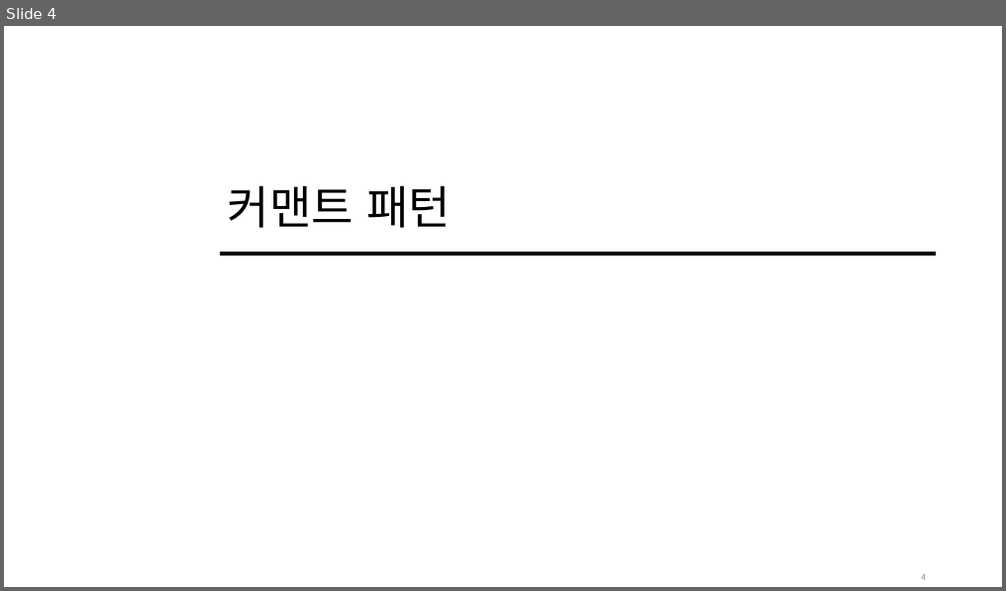
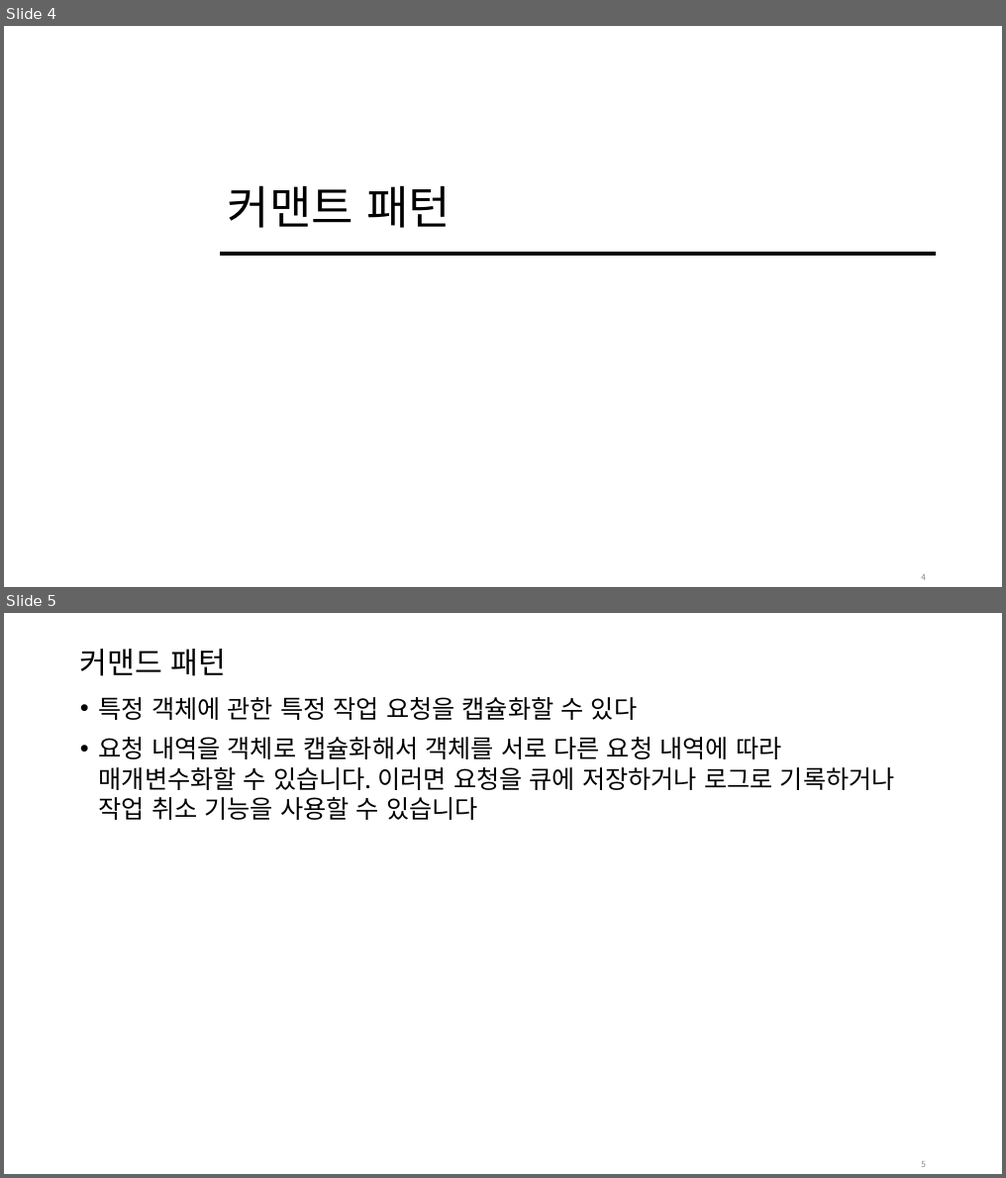
Before and after one commit to kwhk94/Algorithm, a slide deck: doc/Design pattern/헤드퍼스트 디자인패턴[5~6].pptx. Shown one above the other, each under a label of ours: slide 4 before the commit, slides 4 and 5 after it. The pictures are 1006x591 and 1006x1178 pixels, drawn with LibreOffice and Linux fonts; fonts in the diff are those of the drawing. Boxes give left, top, right and bottom in pixels: in the first picture for what was removed or moved away, otherwise in the second. Text is boxed around its words. In the diff, an @@ line names an element or a change of style, - is before the commit and + after.

Commit message:
6. 커맨트 패턴

```diff
--- a/doc/Design pattern/헤드퍼스트 디자인패턴[5~6].pptx
+++ b/doc/Design pattern/헤드퍼스트 디자인패턴[5~6].pptx
@@ slide 5 added at (x1=4, y1=613, x2=1002, y2=1174), background #FFFFFF @@
@@ title added at (x1=80, y1=649, x2=227, y2=676), 28.8 pt, text #000000 @@
+커맨드 패턴
@@ text added at (x1=99, y1=697, x2=895, y2=820), 24 pt, text #000000 @@
+• 특정 객체에 관한 특정 작업 요청을 캡슐화할 수 있다
+• 요청 내역을 객체로 캡슐화해서 객체를 서로 다른 요청 내역에 따라 매개변수화할 수 있습니다. 이러면 요청을 큐에 저장하거나 로그로 기록하거나 작업 취소 기능을 사용할 수 있습니다
@@ page number added at (x1=921, y1=1161, x2=926, y2=1167), 8 pt, text #8C8C8C @@
+5
```
